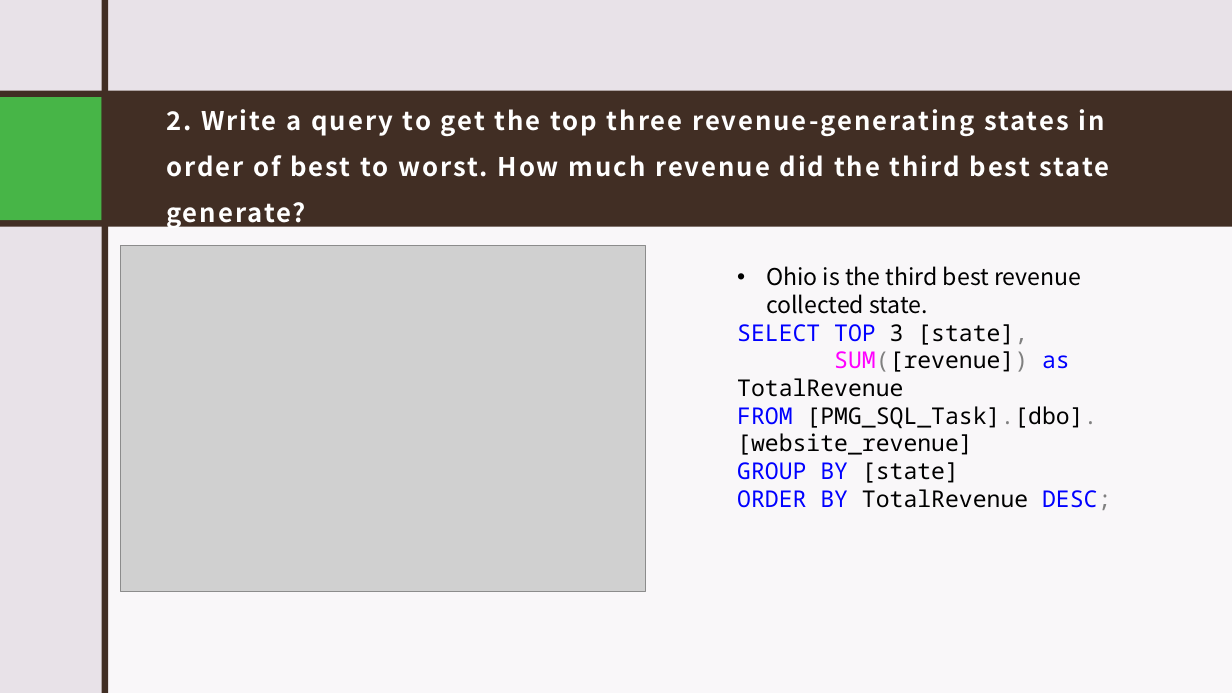
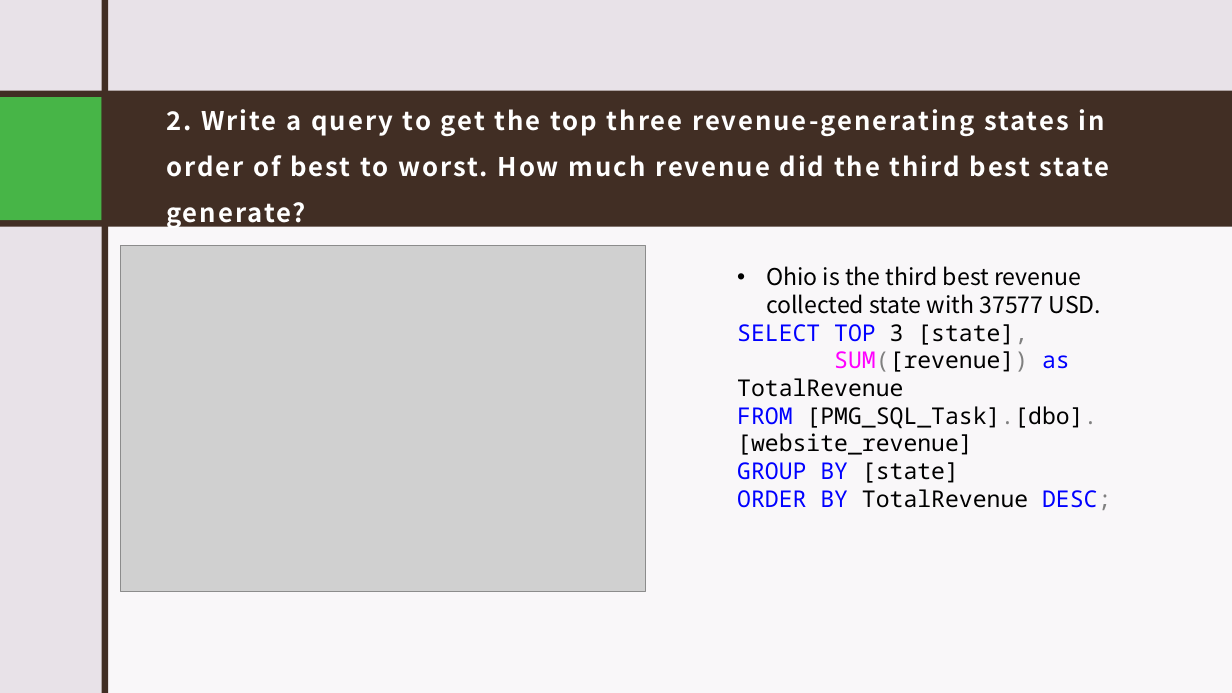
Before and after one commit to TharunKouda/PMG_SQL_Challenge_tharun_kumar_kouda, a slide deck: slide 8 of PMG_SQL_CHALLENGE.pptx. Drawn at 1232x693 pixels with LibreOffice and Linux fonts; fonts in the diff are those of the drawing; grey boxes stand for pictures. Boxes give left, top, right and bottom in pixels: in the first picture for what was removed or moved away, otherwise in the second. Text is boxed around its words. In the diff, an @@ line names an element or a change of style, - is before the commit and + after.

```diff
--- a/PMG_SQL_CHALLENGE.pptx
+++ b/PMG_SQL_CHALLENGE.pptx
@@ text at bbox=[766, 266, 1101, 314]: text changed @@
-• Ohio is the third best revenue collected state.
+• Ohio is the third best revenue collected state with 37577 USD.
```
Also in this commit, not shown: 3 other slides changed.
